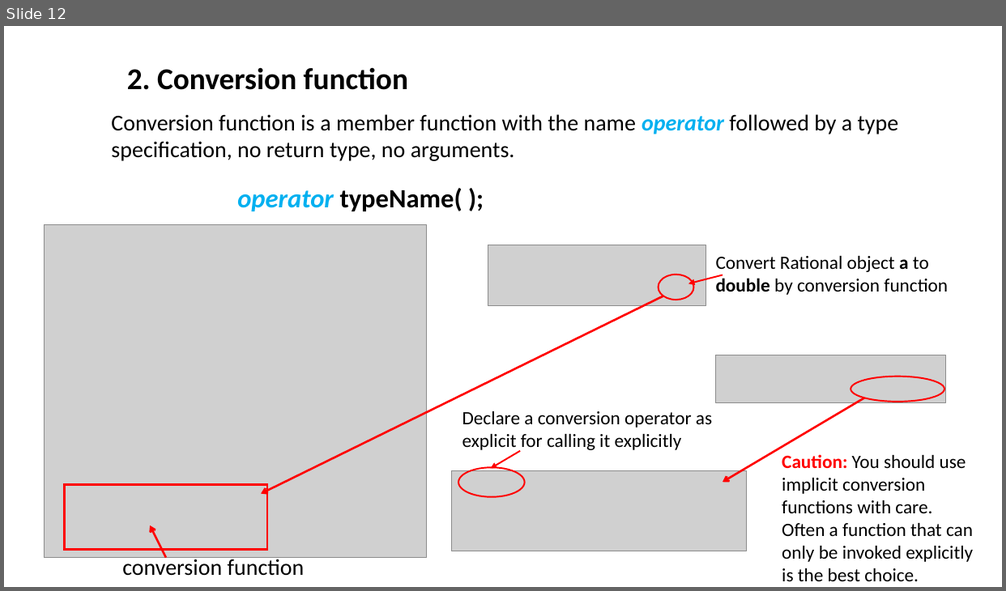
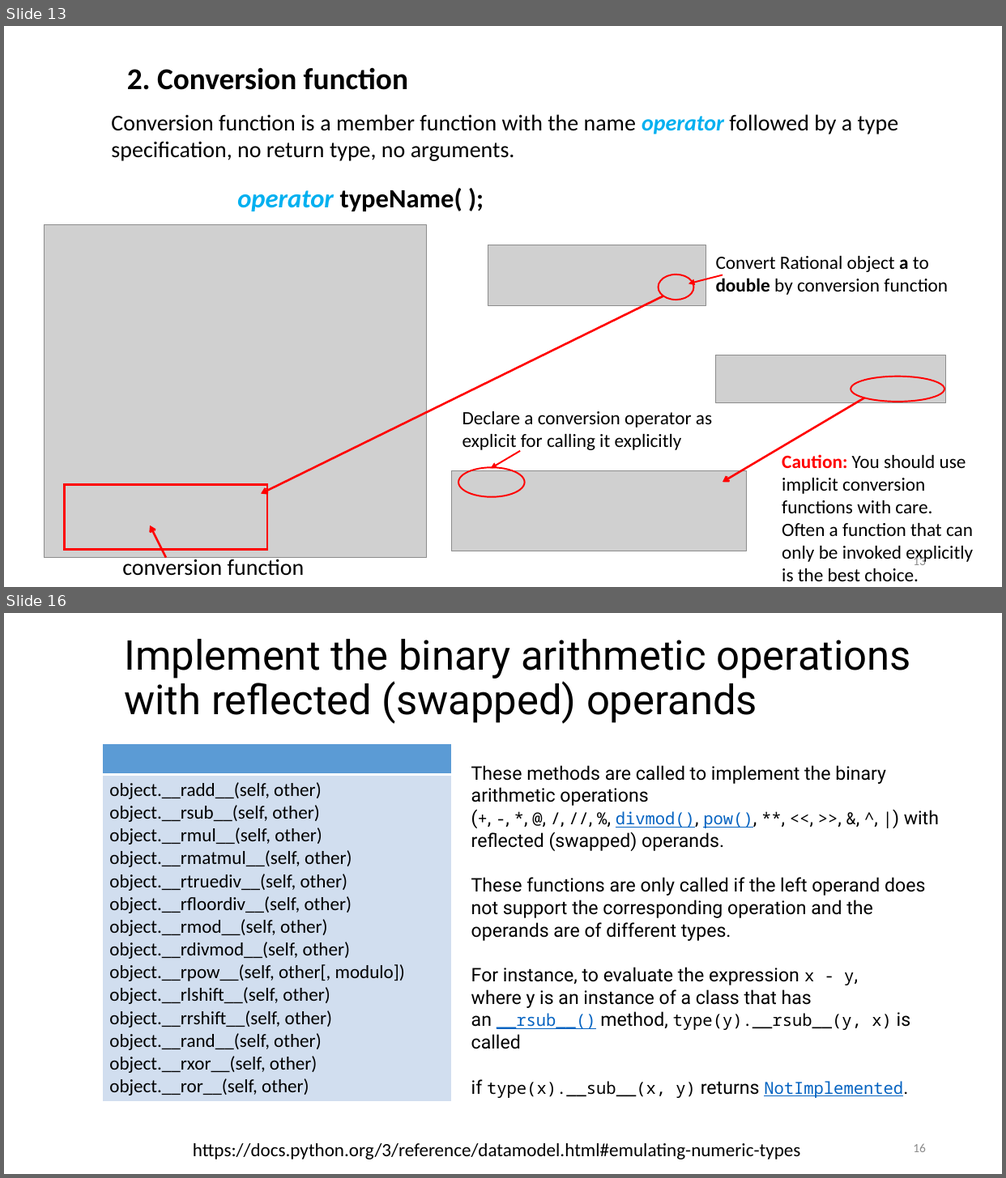
Before and after one commit to ShiqiYu/CPP, a slide deck: week10/Lab10.pptx. Shown one above the other, each under a label of ours: slide 12 before the commit, slides 13 and 16 after it; the slides between them are not shown. The pictures are 1006x591 and 1006x1178 pixels, drawn with LibreOffice and Linux fonts; fonts in the diff are those of the drawing; grey boxes stand for pictures; background and template pictures are left out. Boxes give left, top, right and bottom in pixels: in the first picture for what was removed or moved away, otherwise in the second. Text is boxed around its words. In the diff, an @@ line names an element or a change of style, - is before the commit and + after.

```diff
--- a/week10/Lab10.pptx
+++ b/week10/Lab10.pptx
@@ slide 16 added at (4,613,1002,1174), background #FFFFFF @@
@@ title added at (124,639,910,724), 39.6 pt, text #000000 @@
+Implement the binary arithmetic operations with reflected (swapped) operands
@@ table added at (102,743,452,1099), 2 rows, 1 columns @@
+
+object.__radd__(self, other) / object.__rsub__(self, other) / object.__rmul__(self, other) / object.__rmatmul__(self, other) / object.__rtruediv__(self, other) / object.__rfloordiv__(self, other) / object.__rmod__(self, other) / object.__rdivmod__(self, other) / object.__rpow__(self, other[, modulo]) / object.__rlshift__(self, other) / object.__rrshift__(self, other) / object.__rand__(self, other) / object.__rxor__(self, other) / object.__ror__(self, other)
@@ text added at (471,765,939,1098), 18 pt, text #000000 @@
+These methods are called to implement the binary arithmetic operations (+, -, *, @, /, //, %, divmod(), pow(), **, <<, >>, &, ^, |) with reflected (swapped) operands.
+These functions are only called if the left operand does not support the corresponding operation and the operands are of different types.
+For instance, to evaluate the expression x - y, where y is an instance of a class that has an __rsub__() method, type(y).__rsub__(y, x) is called
+if type(x).__sub__(x, y) returns NotImplemented.
@@ text added at (193,1144,800,1160), 18 pt, text #000000 @@
+https://docs.python.org/3/reference/datamodel.html#emulating-numeric-types
@@ page number added at (913,1144,926,1152), 12 pt, text #8C8C8C @@
+16
@@ what was slide 12 is now slide 13 @@
@@ slide 13 changed as well @@
@@ page number added at (913,555,926,565), 12 pt, text #8C8C8C @@
+13
```
Also in this commit, not shown: 12 other slides changed, 6 other slides added, 5 other files.
